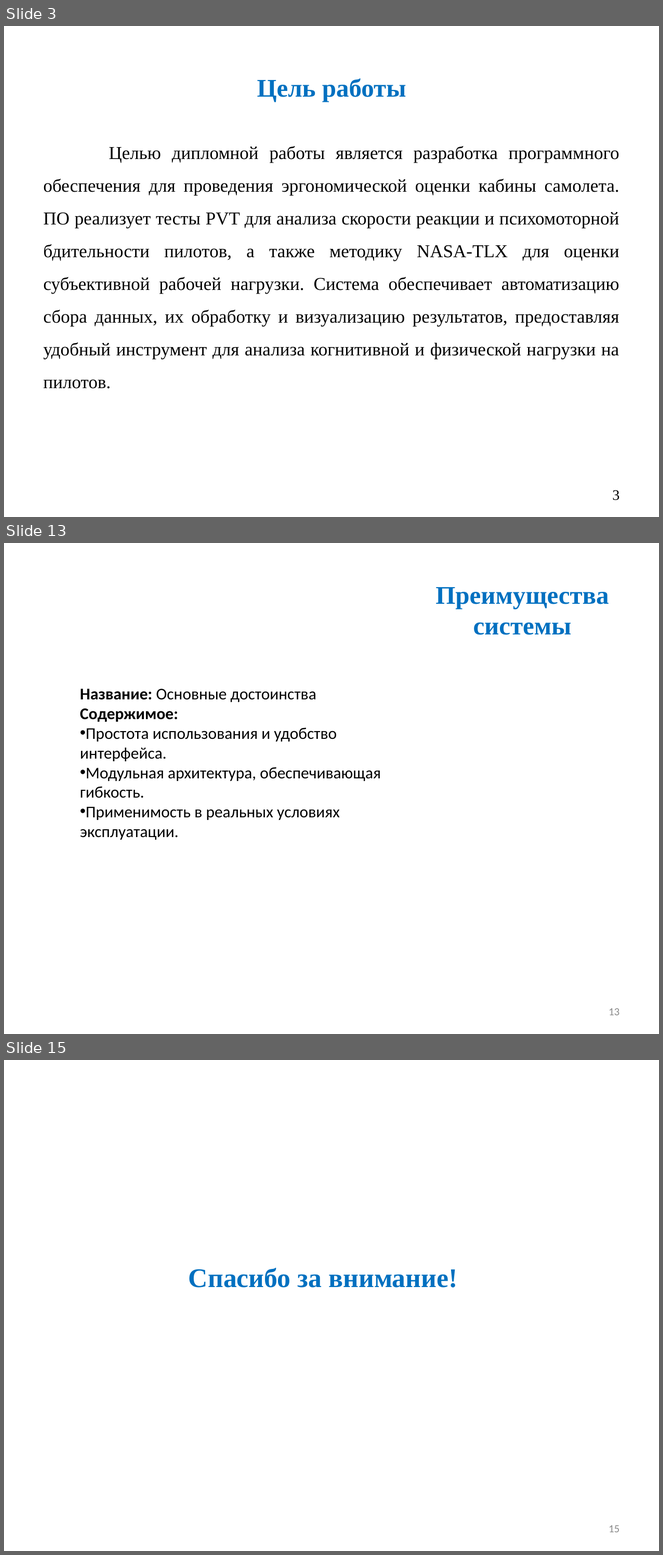
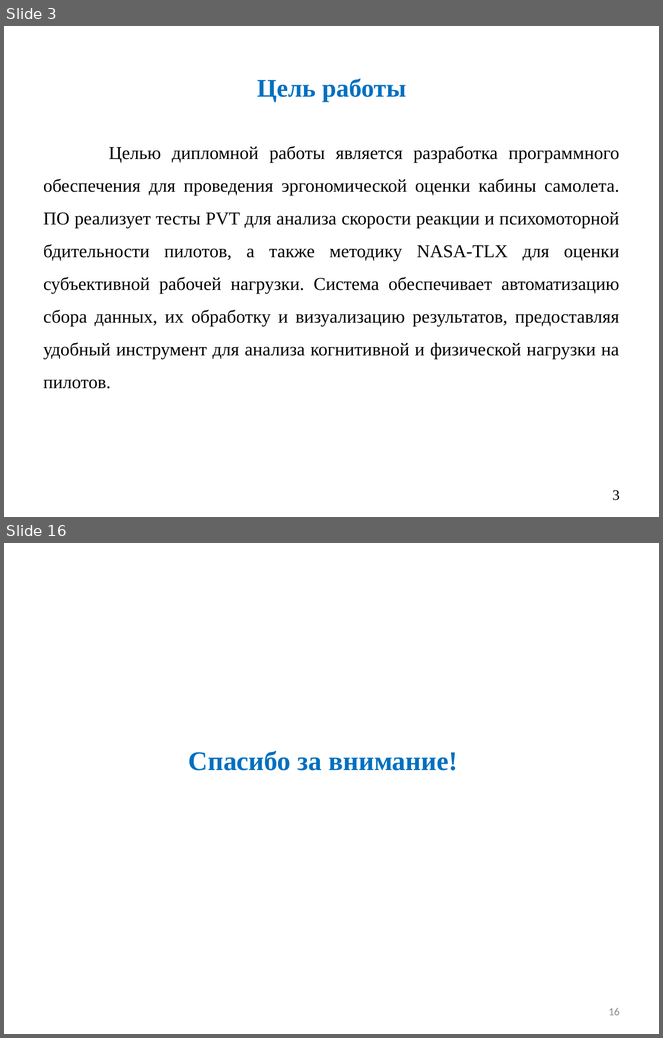
Before and after one commit to Ch1kez/PVT_NASA-TLX, a slide deck: Диплом/Презентация/презентация Курнаев.pptx. Shown one above the other, each under a label of ours: slides 3, 13 and 15 before the commit, slides 3 and 16 after it; the slides between them are not shown. The pictures are 663x1555 and 663x1038 pixels, drawn with LibreOffice and Linux fonts; fonts in the diff are those of the drawing. Boxes give left, top, right and bottom in pixels: in the first picture for what was removed or moved away, otherwise in the second. Text is boxed around its words. In the diff, an @@ line names an element or a change of style, - is before the commit and + after.

```diff
--- a/Диплом/Презентация/презентация Курнаев.pptx
+++ b/Диплом/Презентация/презентация Курнаев.pptx
@@ slide 13 removed at [4, 543, 659, 1034], background #FFFFFF @@
@@ title removed at [436, 587, 609, 635] @@
-Преимущества системы
@@ text removed at [80, 689, 381, 840] @@
-Название: Основные достоинства
-Содержимое:
-• Простота использования и удобство интерфейса.
-• Модульная архитектура, обеспечивающая гибкость.
-• Применимость в реальных условиях эксплуатации.
@@ page number removed at [609, 1008, 620, 1016] @@
-13
@@ what was slide 15 is now slide 16 @@
@@ page number at [609, 1008, 620, 1016]: text changed @@
-15
+16
```
Also in this commit, not shown: 5 slides changed, 8 slides added, 8 other slides removed, 1 other file.
